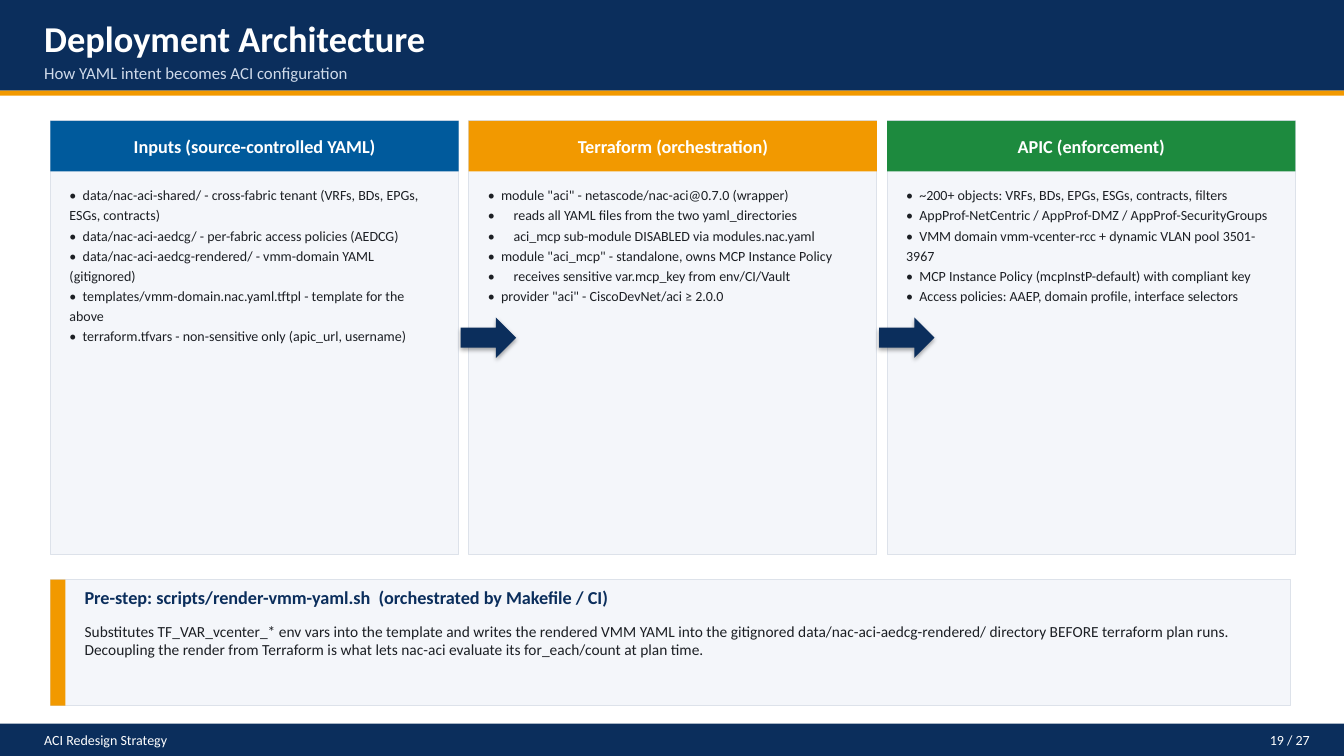
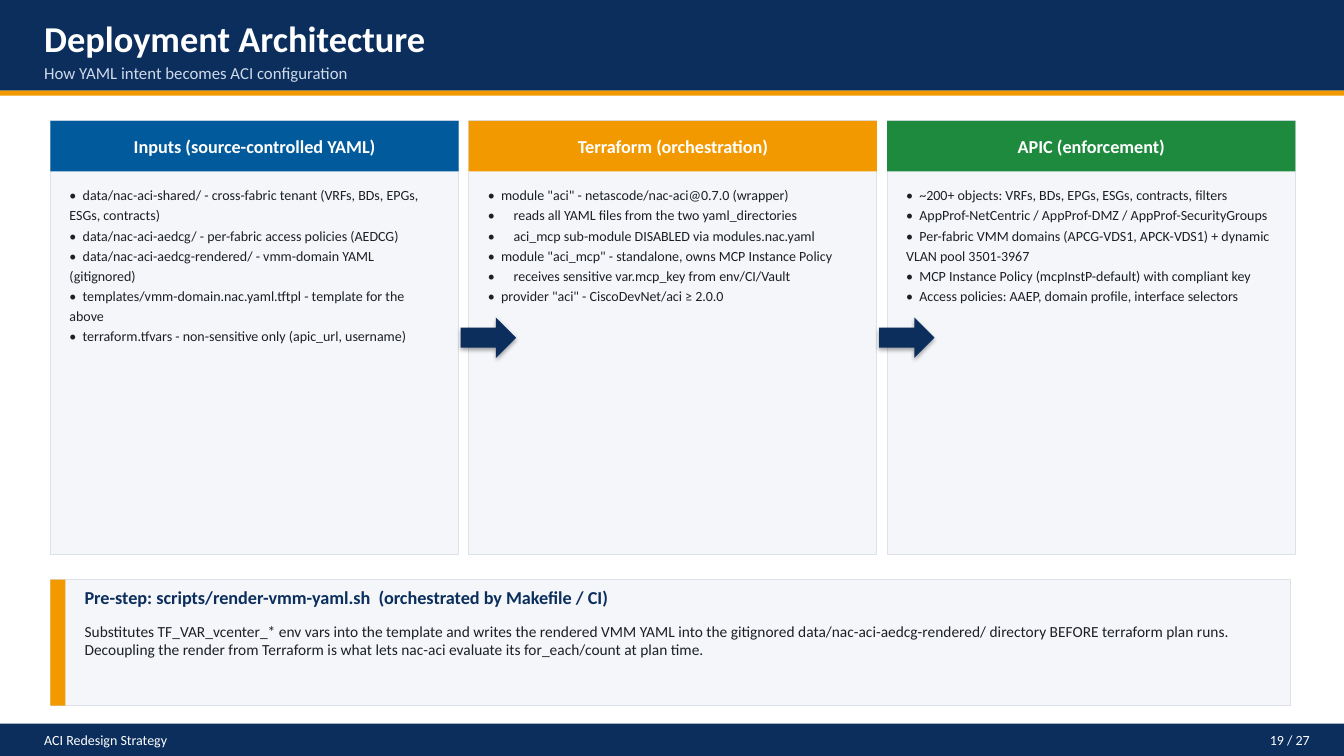
Before and after one commit to johngbarberctr/terraform_redesign_esg, a slide deck: slide 19 of aci-redesign/ACI_Redesign_Strategy.pptx. Drawn at 1344x756 pixels with LibreOffice and Linux fonts; fonts in the diff are those of the drawing. Boxes give left, top, right and bottom in pixels: in the first picture for what was removed or moved away, otherwise in the second. Text is boxed around its words. In the diff, an @@ line names an element or a change of style, - is before the commit and + after.

```diff
--- a/aci-redesign/ACI_Redesign_Strategy.pptx
+++ b/aci-redesign/ACI_Redesign_Strategy.pptx
@@ text at (x1=906, y1=231, x2=1269, y2=264): text changed @@
-• VMM domain vmm-vcenter-rcc + dynamic VLAN pool 3501-3967
+• Per-fabric VMM domains (APCG-VDS1, APCK-VDS1) + dynamic VLAN pool 3501-3967
```
Also in this commit, not shown: 7 other slides changed, 3 other files.
